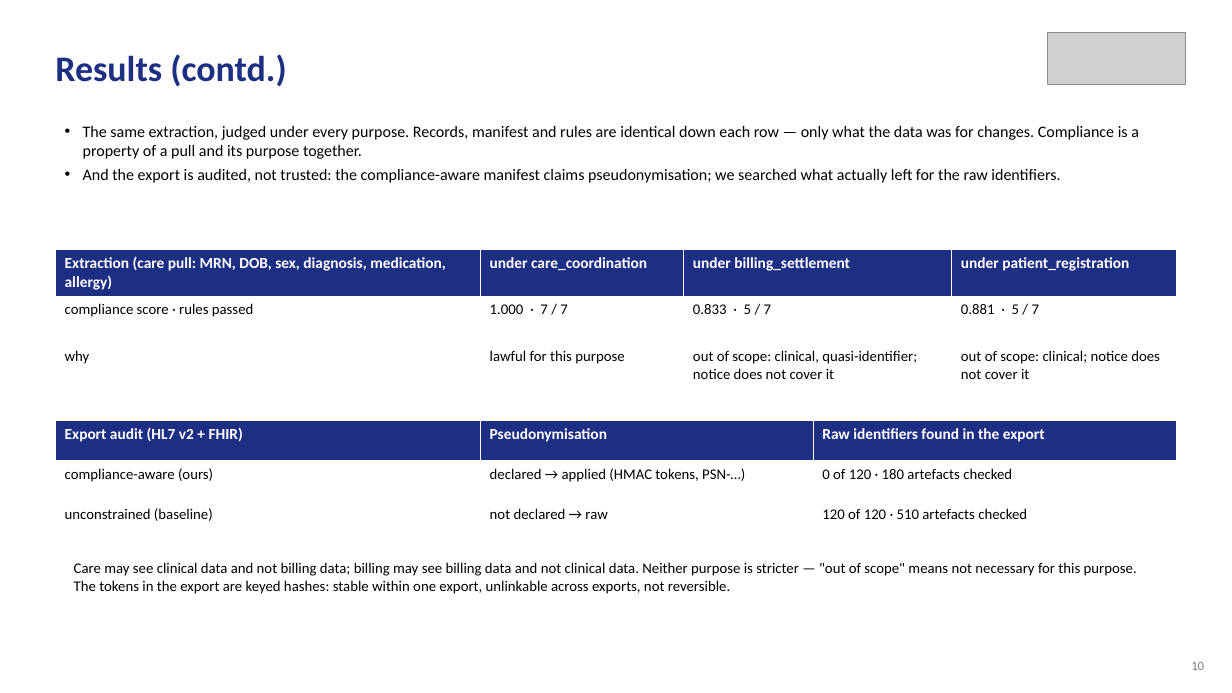
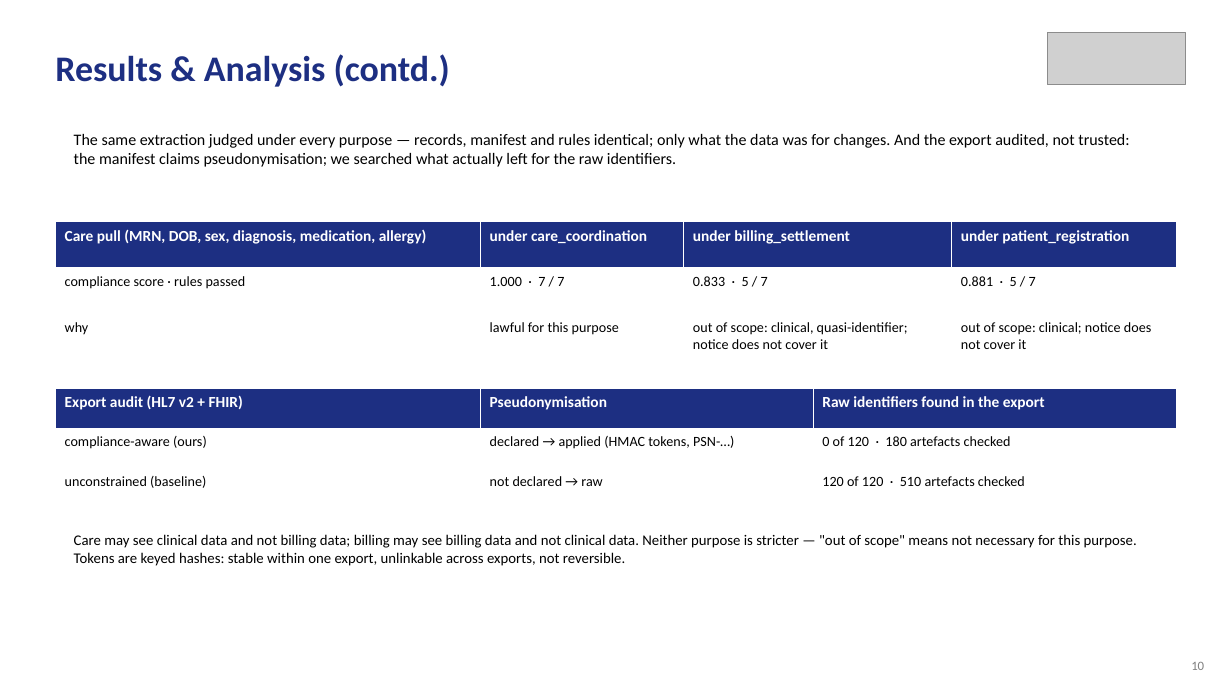
Before and after one commit to aysk1209/his-scraping-dpdp-project, a slide deck: slide 10 of Review-II.pptx. Drawn at 1232x693 pixels with LibreOffice and Linux fonts; fonts in the diff are those of the drawing; grey boxes stand for pictures. Boxes give left, top, right and bottom in pixels: in the first picture for what was removed or moved away, otherwise in the second. Text is boxed around its words. In the diff, an @@ line names an element or a change of style, - is before the commit and + after.

```diff
--- a/Review-II.pptx
+++ b/Review-II.pptx
@@ text at <box>55,54,450,87</box>: text changed @@
-Results (contd.)
+Results & Analysis (contd.)
@@ text at <box>74,134,1129,167</box>: text changed @@
-• The same extraction, judged under every purpose. Records, manifest and rules are identical down each row — only what the data was for changes. Compliance is a property of a pull and its purpose together.
-• And the export is audited, not trusted: the compliance-aware manifest claims pseudonymisation; we searched what actually left for the raw identifiers.
+The same extraction judged under every purpose — records, manifest and rules identical; only what the data was for changes. And the export audited, not trusted: the manifest claims pseudonymisation; we searched what actually left for the raw identifiers.
@@ table at <box>55,222,1177,360</box> @@
-row 1, column 1: Extraction (care pull: MRN, DOB, sex, diagnosis, medication, allergy)
+row 1, column 1: Care pull (MRN, DOB, sex, diagnosis, medication, allergy)
@@ size 11.5 to 11 pt in "compliance score · rules passed", "1.000 · 7 / 7", "0.833 · 5 / 7", "0.881 · 5 / 7" and 4 more places @@
@@ table: place and size @@
-table at <box>55,250,1177,388</box>
+table at <box>55,222,1177,360</box>
@@ table at <box>55,388,1177,508</box> @@
@@ size 11.5 to 11 pt in "compliance-aware (ours)", "declared → applied (HMAC tokens, PSN-…)", "0 of 120 · 180 artefacts checked", "unconstrained (baseline)" and 2 more places @@
@@ table: place and size @@
-table at <box>55,421,1177,541</box>
+table at <box>55,388,1177,508</box>
@@ text at <box>74,534,1137,566</box>: text changed @@
-Care may see clinical data and not billing data; billing may see billing data and not clinical data. Neither purpose is stricter — "out of scope" means not necessary for this purpose. The tokens in the export are keyed hashes: stable within one export, unlinkable across exports, not reversible.
+Care may see clinical data and not billing data; billing may see billing data and not clinical data. Neither purpose is stricter — "out of scope" means not necessary for this purpose. Tokens are keyed hashes: stable within one export, unlinkable across exports, not reversible.
```
Also in this commit, not shown: 8 other slides changed, 5 slides added, 4 slides removed, 4 other files.
